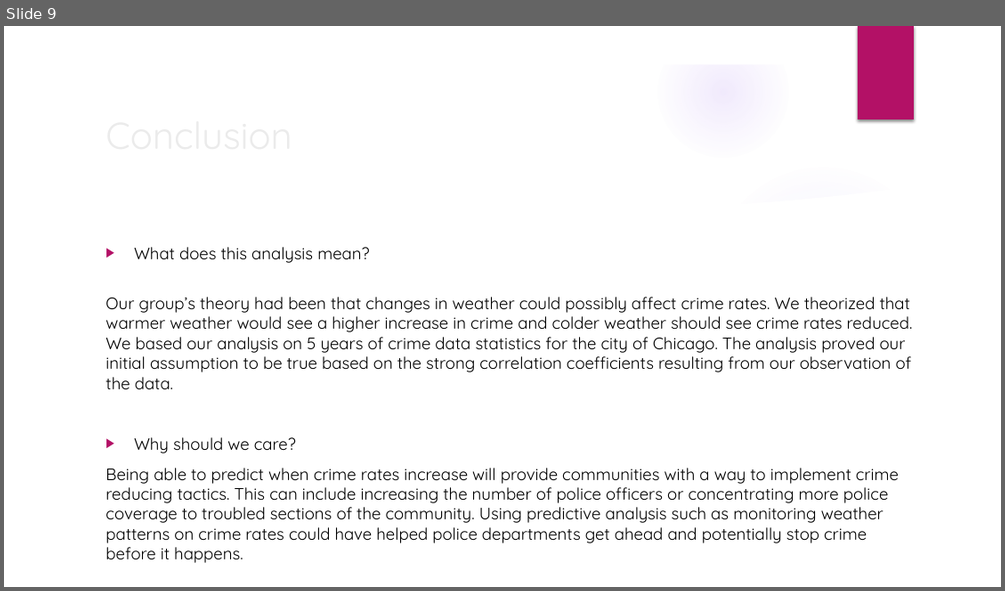
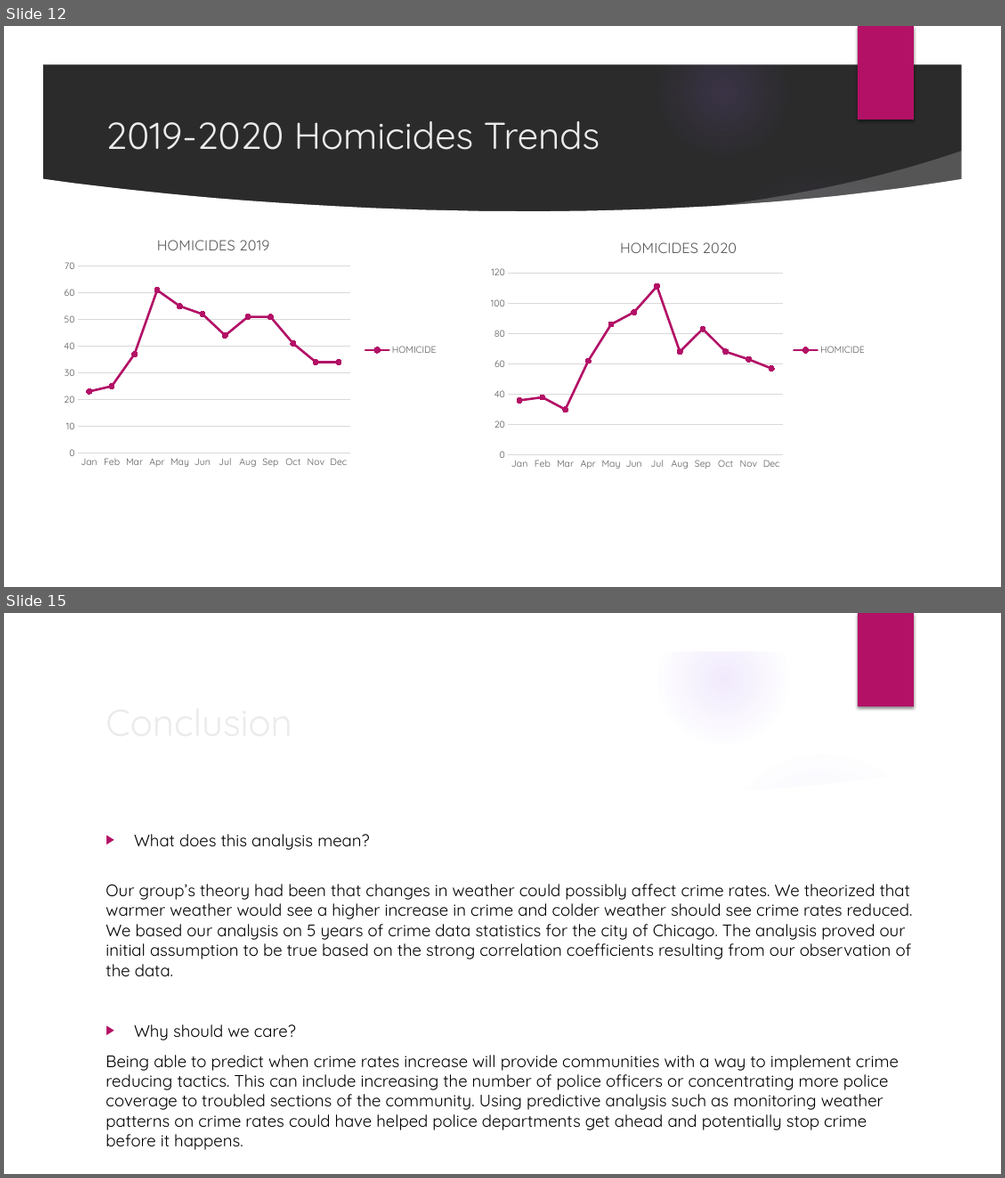
Before and after one commit to jwiley04/Chicago-Crimes, a slide deck: Project 1 - Chicago Crimes Analysis Summary.pptx. Shown one above the other, each under a label of ours: slide 9 before the commit, slides 12 and 15 after it; the slides between them are not shown. The pictures are 1005x591 and 1005x1178 pixels, drawn with LibreOffice and Linux fonts; fonts in the diff are those of the drawing; background and template pictures are left out; a plain dark background stands for a picture behind light text. Boxes give left, top, right and bottom in pixels: in the first picture for what was removed or moved away, otherwise in the second. Text is boxed around its words. In the diff, an @@ line names an element or a change of style, - is before the commit and + after.

```diff
--- a/Project 1 - Chicago Crimes Analysis Summary.pptx
+++ b/Project 1 - Chicago Crimes Analysis Summary.pptx
@@ slide 12 added at bbox=[4, 26, 1001, 587], background picture (left out); not listed: 9 template elements that a slide beside it also shows @@
@@ title added at bbox=[105, 121, 600, 150], 36 pt, text #EBEBEB @@
+2019-2020 Homicides Trends
@@ line chart added at bbox=[52, 225, 445, 475] @@
+title "HOMICIDES 2019 "
+categories: Jan, Feb, Mar, Apr, May, Jun, Jul, Aug, Sep, Oct, Nov, Dec
+HOMICIDE: 23, 25, 37, 61, 55, 52, 44, 51, 51, 41, 34, 34
@@ line chart added at bbox=[484, 225, 874, 475] @@
+title "HOMICIDES 2020 "
+categories: Jan, Feb, Mar, Apr, May, Jun, Jul, Aug, Sep, Oct, Nov, Dec
+HOMICIDE: 36, 38, 30, 62, 86, 94, 111, 68, 83, 68, 63, 57
@@ what was slide 9 is now slide 15 @@
```
Also in this commit, not shown: 3 slides changed, 6 other slides added.
